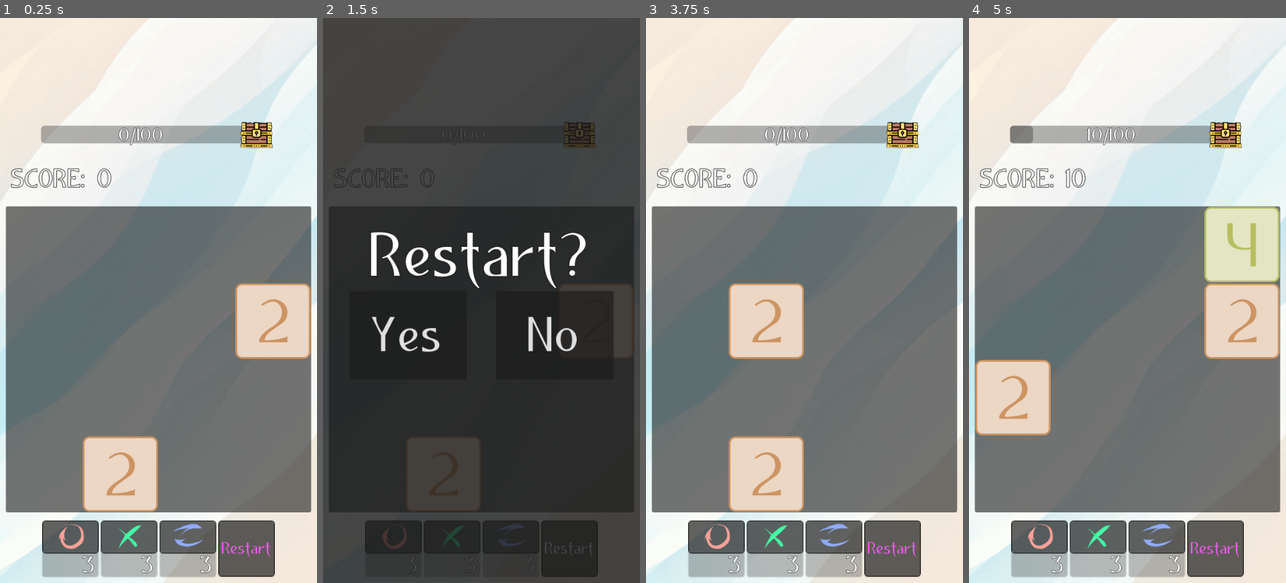
Above: before the commit, frames 1-4 (left to right).
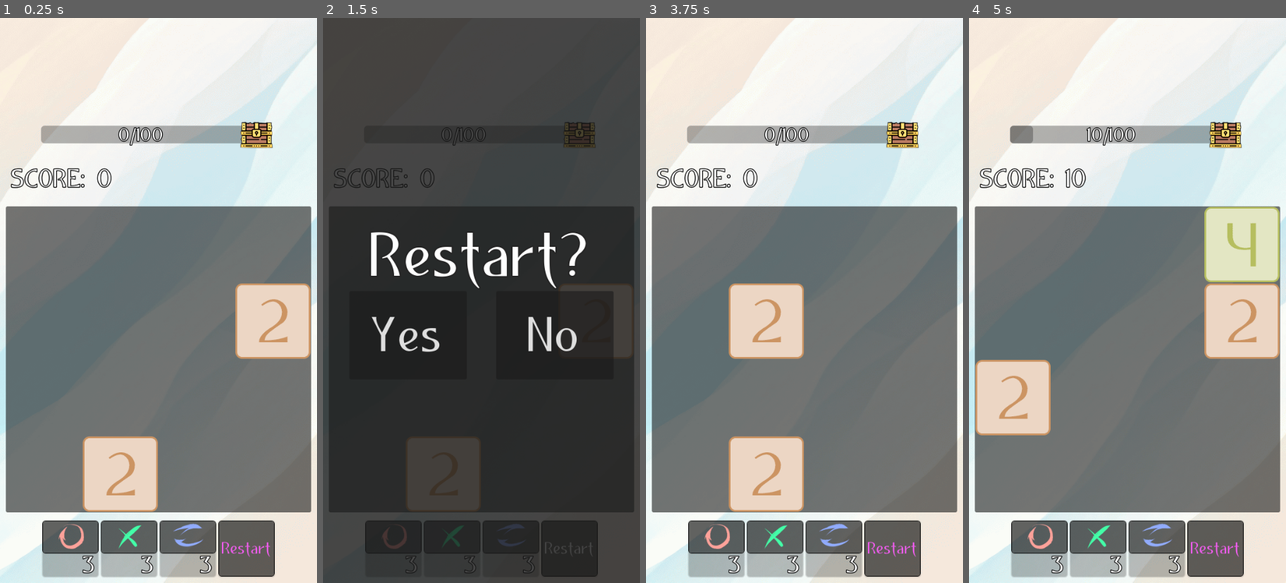
Above: after the commit, the same moments.

Repository: thagarion/2048
Game: Godot game, scene res://scenes/main.tscn
Two runs of this game, one before a commit and one after it. Both use one fixed random seed, a clock stepped at 60 frames per second and the inputs below.
Inputs (mouse positions are in pixels of both pictures, inside the frame that each line leads up to):
- Up to frame 1 (0.25 s): no input
- Up to frame 2 (1.5 s): click "Restart" at 0.5 s; click "Restart" at 1.25 s
- Up to frame 3 (3.75 s): click "Restart" at 2 s; click (715, 537) at 2.77 s; click "Yes" at 3.5 s
- Up to frame 4 (5 s): tap Enter at 4.25 s; move the mouse to (1127, 357) at 4.27 s; hold Up (move up) from 4.28 s (still down); tap Right (move rigth) at 4.35 s; click (1127, 357) at 4.42 s

The runs differ from the first frame. In frame 1, 0.7% of the frame differs, in the area x 3-67%, y 19-99%; in frame 2, less than 0.1%; in frame 3, 0.7%; in frame 4, 0.7%.

Commit message:
Store actions

Diff:
--- a/project.godot
+++ b/project.godot
@@ -16,7 +16,7 @@
 config/features=PackedStringArray("4.2", "Mobile")
 boot_splash/show_image=false
 boot_splash/fullsize=false
-config/icon="res://textures/packs/default/10.png"
+config/icon="res://logo.png"
 
 [autoload]
 
@@ -72,7 +72,6 @@
 
 [rendering]
 
-renderer/rendering_method="mobile"
 textures/vram_compression/import_etc2_astc=true
 anti_aliasing/quality/msaa_2d=1
 anti_aliasing/quality/msaa_3d=1
--- a/scenes/game/action_storage.gd
+++ b/scenes/game/action_storage.gd
@@ -2,7 +2,7 @@
 
 class_name ActionStorage
 
-enum ActionType {Add = 0, Remove = 1, Change = 2}
+enum ActionType {Add = 0, Remove = 1, Change = 2, Move = 4}
 
 class Action:
 	var type: ActionType
@@ -13,8 +13,11 @@
 
 var steps = []
 var actions = []
-var max_size: int
+var max_size = 100
 var current_step = 0
+
+func _init():
+	steps.append([])
 
 func set_size(val: int):
 	max_size = val + 1
@@ -22,11 +25,11 @@
 		steps.pop_front()
 
 func add_step():
-	steps.append([])
 	if steps.size() > max_size:
 		steps.pop_front()
 	else:
 		current_step += 1
+		steps.append([])
 
 func add(location: Vector2):
 	var action = Action.new()
@@ -40,8 +43,17 @@
 	action.from = location
 	steps[current_step].append(action)
 
-func merge(location: Vector2):
+func change(location: Vector2, value: int):
 	var action = Action.new()
-	action.type = ActionType.Remove
+	action.type = ActionType.Change
 	action.from = location
+	action.new_value = value
+	action.old_value = value - 1
 	steps[current_step].append(action)
+
+func move(location1: Vector2, location2: Vector2):
+	var action = Action.new()
+	action.type = ActionType.Move
+	action.from = location1
+	action.to = location2
+	steps[current_step].append(action)
--- a/scenes/game/game.gd
+++ b/scenes/game/game.gd
@@ -1,4 +1,6 @@
 extends Container
+
+const Storage = preload("res://scenes/game/action_storage.gd")
 
 signal score_signal(value)
 signal skill(name: String)
@@ -24,6 +26,8 @@
 var is_remove = false
 var is_swap = false
 var swap_tile = null
+
+var actions = ActionStorage.new()
 
 func _ready():
 	for i in range(field_size):
@@ -171,8 +175,9 @@
 	tile.set_pack(pack_name)
 	tiles[i][j] = tile
 	$Tiles.add_child(tile)
-	tile.position = Vector2(i*tile.size.x, j*tile.size.y)
+	tile.set_location(i, j)
 	tile.connect("tile_selected", _on_tile_selected)
+	actions.add(Vector2(i, j))
 
 func start_game():
 	$GameOver.hide()
@@ -235,67 +240,100 @@
 						moved = true
 	if moved:
 		should_create_tile = true
+	actions.add_step()
 
 func move_up(x : int, y : int) -> bool:
 	var result = false
+	var from = Vector2(x, y)
+	var to: Vector2
 	while y > 0 and tiles[x][y - 1] == null:
 		tiles[x][y].move(x, y - 1)
+		to = Vector2(x, y - 1)
 		tiles[x][y - 1] = tiles[x][y]
 		tiles[x][y] = null
 		y -= 1
 		result = true
+	if result:
+		actions.move(from, to)
 	if y > 0 and tiles[x][y - 1].get_value() == tiles[x][y].get_value():
 		tiles[x][y].move(x, y - 1)
+		actions.move(Vector2(x, y), Vector2(x, y - 1))
 		tiles[x][y].queue_free()
+		actions.remove(Vector2(x, y))
 		tiles[x][y - 1].level_up()
+		actions.change(Vector2(x, y - 1), tiles[x][y - 1].get_value())
 		tiles[x][y] = null
 		result = true
 	return result
 
 func move_down(x : int, y : int) -> bool:
 	var result = false
+	var from = Vector2(x, y)
+	var to: Vector2
 	while y < field_size - 1 and tiles[x][y + 1] == null:
 		tiles[x][y].move(x, y + 1)
+		to = Vector2(x, y + 1)
 		tiles[x][y + 1] = tiles[x][y]
 		tiles[x][y] = null
 		y += 1
 		result = true
+	if result:
+		actions.move(from, to)
 	if y >= 0 and y < field_size - 1 and tiles[x][y + 1].get_value() == tiles[x][y].get_value():
 		tiles[x][y].move(x, y + 1)
+		actions.move(Vector2(x, y), Vector2(x, y + 1))
 		tiles[x][y].queue_free()
+		actions.remove(Vector2(x, y))
 		tiles[x][y + 1].level_up()
+		actions.change(Vector2(x, y + 1), tiles[x][y + 1].get_value())
 		tiles[x][y] = null
 		result = true
 	return result
 
 func move_right(x : int, y : int) -> bool:
 	var result = false
+	var from = Vector2(x, y)
+	var to: Vector2
 	while x < field_size - 1 and tiles[x + 1][y] == null:
 		tiles[x][y].move(x + 1, y)
+		to = Vector2(x + 1, y)
 		tiles[x + 1][y] = tiles[x][y]
 		tiles[x][y] = null
 		x += 1
 		result = true
+	if result:
+		actions.move(from, to)
 	if x >= 0 and x < field_size - 1 and tiles[x + 1][y].get_value() == tiles[x][y].get_value():
 		tiles[x][y].move(x + 1, y)
+		actions.move(Vector2(x, y), Vector2(x + 1, y))
 		tiles[x][y].queue_free()
+		actions.remove(Vector2(x, y))
 		tiles[x + 1][y].level_up()
+		actions.change(Vector2(x + 1, y), tiles[x + 1][y].get_value())
 		tiles[x][y] = null
 		result = true
 	return result
 
 func move_left(x : int, y : int) -> bool:
 	var result = false
+	var from = Vector2(x, y)
+	var to: Vector2
 	while x > 0 and tiles[x - 1][y] == null:
 		tiles[x][y].move(x - 1, y)
+		to = Vector2(x - 1, y)
 		tiles[x - 1][y] = tiles[x][y]
 		tiles[x][y] = null
 		x -= 1
 		result = true
+	if result:
+		actions.move(from, to)
 	if x > 0 and tiles[x - 1][y].get_value() == tiles[x][y].get_value():
 		tiles[x][y].move(x - 1, y)
+		actions.move(Vector2(x, y), Vector2(x - 1, y))
 		tiles[x][y].queue_free()
+		actions.remove(Vector2(x, y))
 		tiles[x - 1][y].level_up()
+		actions.change(Vector2(x - 1, y), tiles[x - 1][y].get_value())
 		tiles[x][y] = null
 		result = true
 	return result
--- a/scenes/game/tile.gd
+++ b/scenes/game/tile.gd
@@ -29,6 +29,9 @@
 	pack = pack_name
 	$Texture.texture = Items.get_pack(pack)[value].texture
 	$AnimationPlayer.play("add_tile")
+
+func set_location(x: int, y: int):
+	position = Vector2(x * size.x, y * size.y)
 
 func move(x: int, y: int):
 	move_to = Vector2(x * size.x, y * size.y)
--- a/scenes/score/label_settings.tres
+++ b/scenes/score/label_settings.tres
@@ -5,6 +5,8 @@
 [resource]
 font = ExtResource("1_7c6s4")
 font_size = 40
+outline_size = 5
+outline_color = Color(0, 0, 0, 1)
 shadow_size = 5
 shadow_color = Color(0.0605303, 0.0605303, 0.0605303, 0.694118)
 shadow_offset = Vector2(0, 0)
--- a/scenes/score/number_label_settings.tres
+++ b/scenes/score/number_label_settings.tres
@@ -5,6 +5,8 @@
 [resource]
 font = ExtResource("1_87ad7")
 font_size = 30
+outline_size = 5
+outline_color = Color(0, 0, 0, 1)
 shadow_size = 3
 shadow_color = Color(0.0588235, 0.0588235, 0.0588235, 0.694118)
 shadow_offset = Vector2(0, 0)
--- a/scenes/skills/style.tres
+++ b/scenes/skills/style.tres
@@ -50,7 +50,7 @@
 Button/styles/normal = SubResource("StyleBoxFlat_tu1cx")
 Button/styles/pressed = SubResource("StyleBoxEmpty_i3cdf")
 Label/colors/font_outline_color = Color(0, 0, 0, 1)
-Label/constants/outline_size = 2
+Label/constants/outline_size = 5
 Label/font_sizes/font_size = 36
 Label/fonts/font = ExtResource("1_gp0mb")
 Panel/styles/panel = SubResource("StyleBoxFlat_fqg03")
Binary file added: logo.png
Not shown, added: logo.png.import
